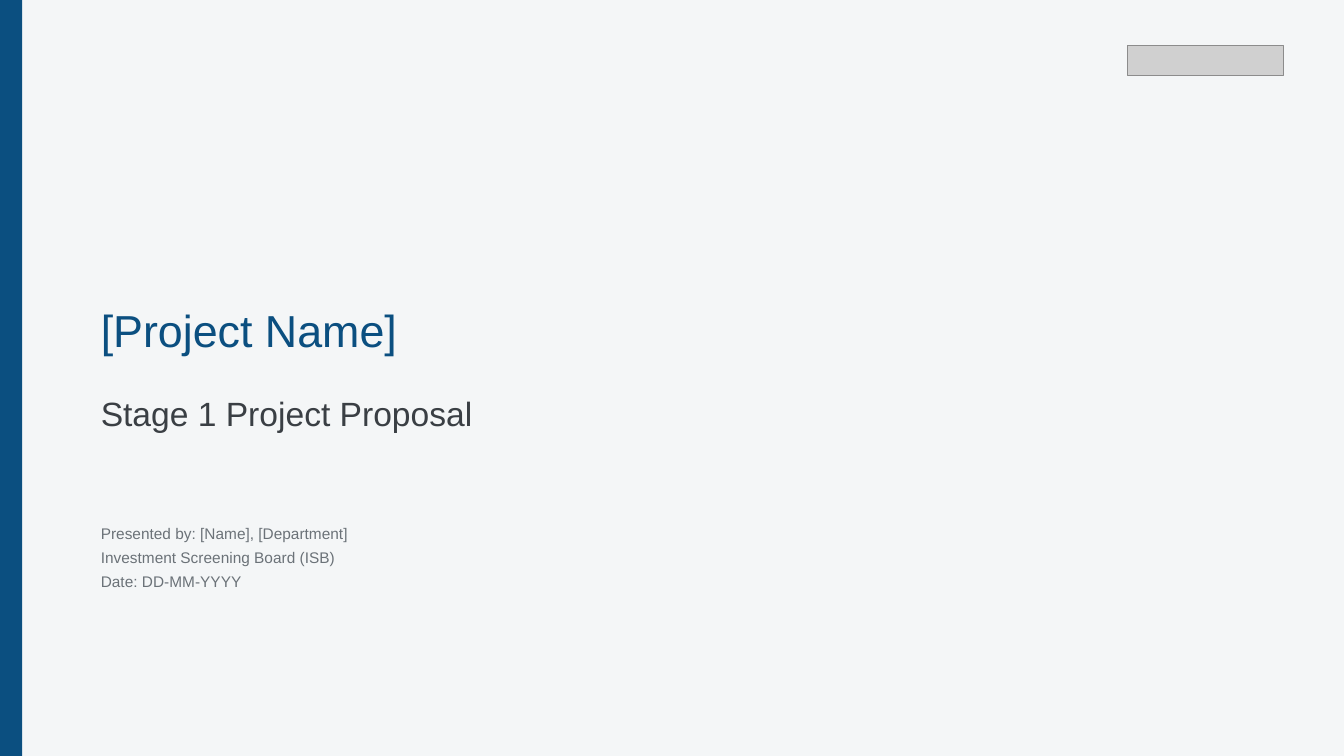
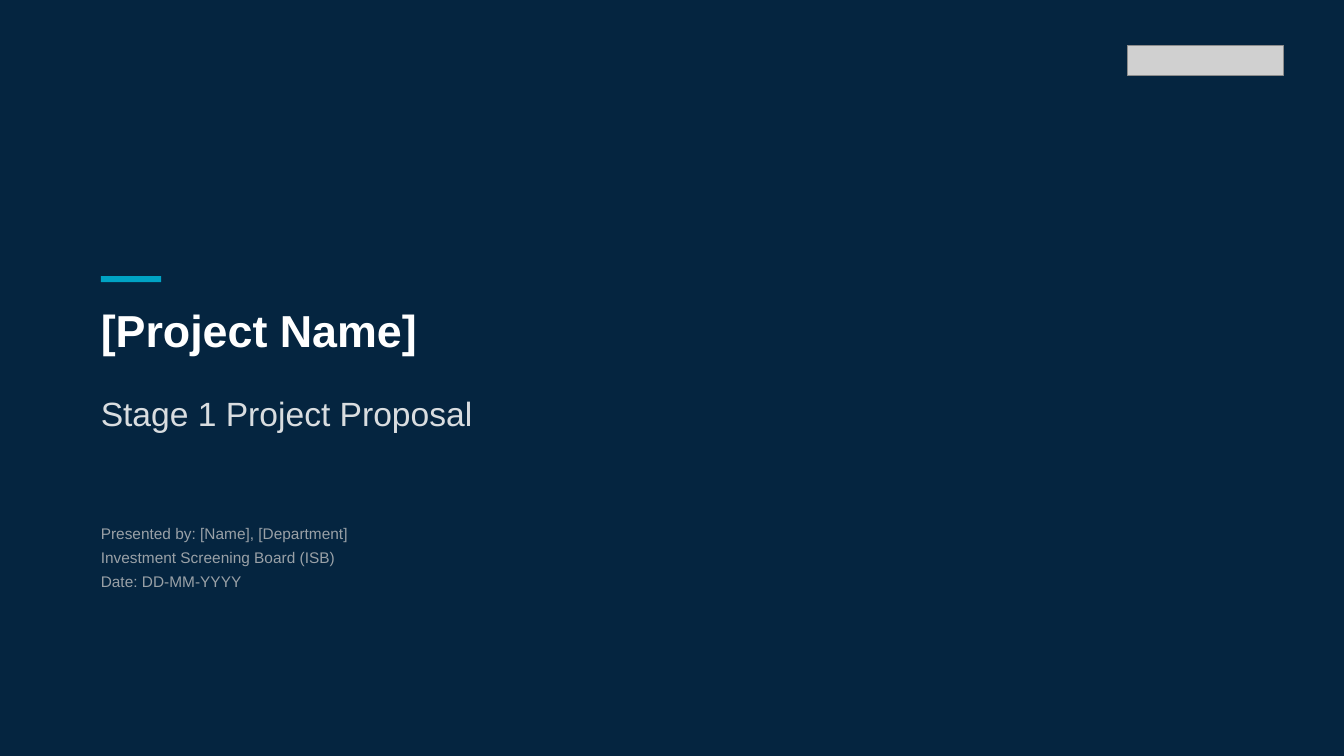
Before and after one commit to middleleap/ai-dlc, a slide deck: slide 1 of plugins/meridian-trust/skills/meridian-business-case/assets/Stage1_Proposal_Template.pptx. Drawn at 1344x756 pixels with LibreOffice and Linux fonts; fonts in the diff are those of the drawing; grey boxes stand for pictures. Boxes give left, top, right and bottom in pixels: in the first picture for what was removed or moved away, otherwise in the second. Text is boxed around its words. In the diff, an @@ line names an element or a change of style, - is before the commit and + after.

```diff
--- a/plugins/meridian-trust/skills/meridian-business-case/assets/Stage1_Proposal_Template.pptx
+++ b/plugins/meridian-trust/skills/meridian-business-case/assets/Stage1_Proposal_Template.pptx
@@ rectangle at bbox=[0, 0, 1344, 756]: fill #F4F6F7 to #052540 @@
@@ rectangle removed at bbox=[0, 0, 22, 756] @@
@@ rectangle added at bbox=[101, 276, 161, 282], fill #00A3C4 @@
@@ text "[Project Name]" at bbox=[101, 314, 417, 356]: text colour #0B4F80 to #FFFFFF, bold on @@
@@ text "Stage 1 Project Proposal" at bbox=[101, 401, 473, 433]: text colour #3A3F44 to #D9DDE0 @@
@@ text "Presented by: [Name], [Department]" at bbox=[101, 528, 347, 587]: text colour #6B7278 to #9AA1A7 @@
```
Also in this commit, not shown: 4 other slides changed, 21 other files.
